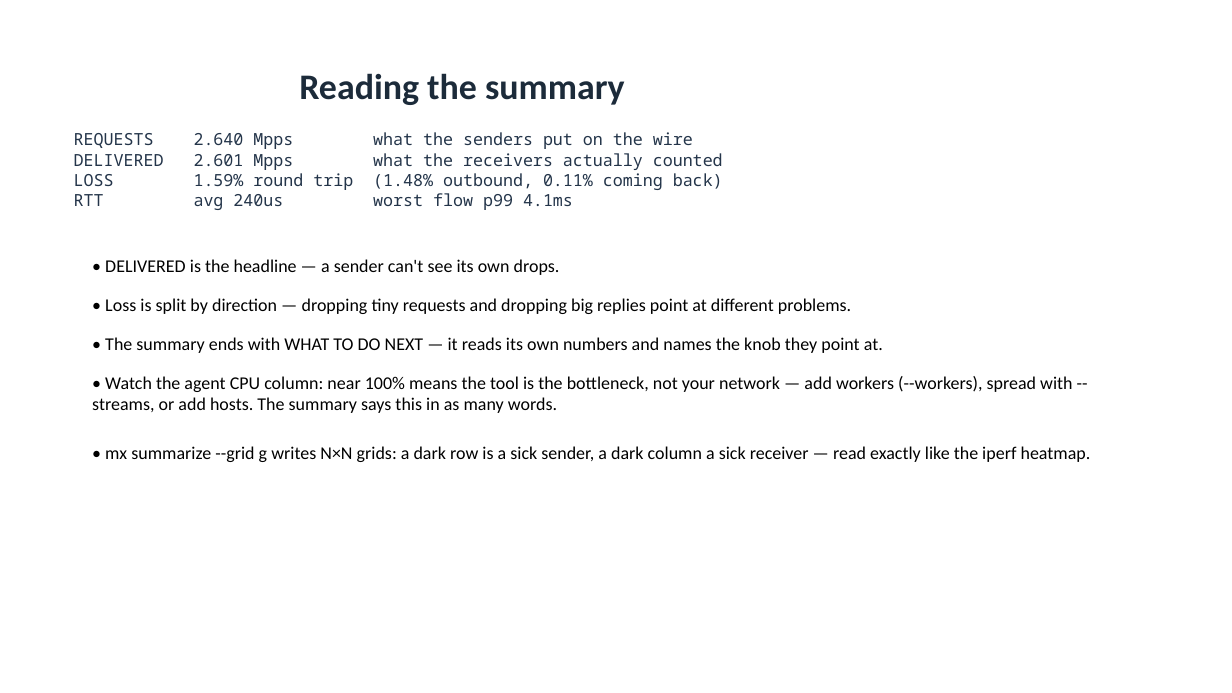
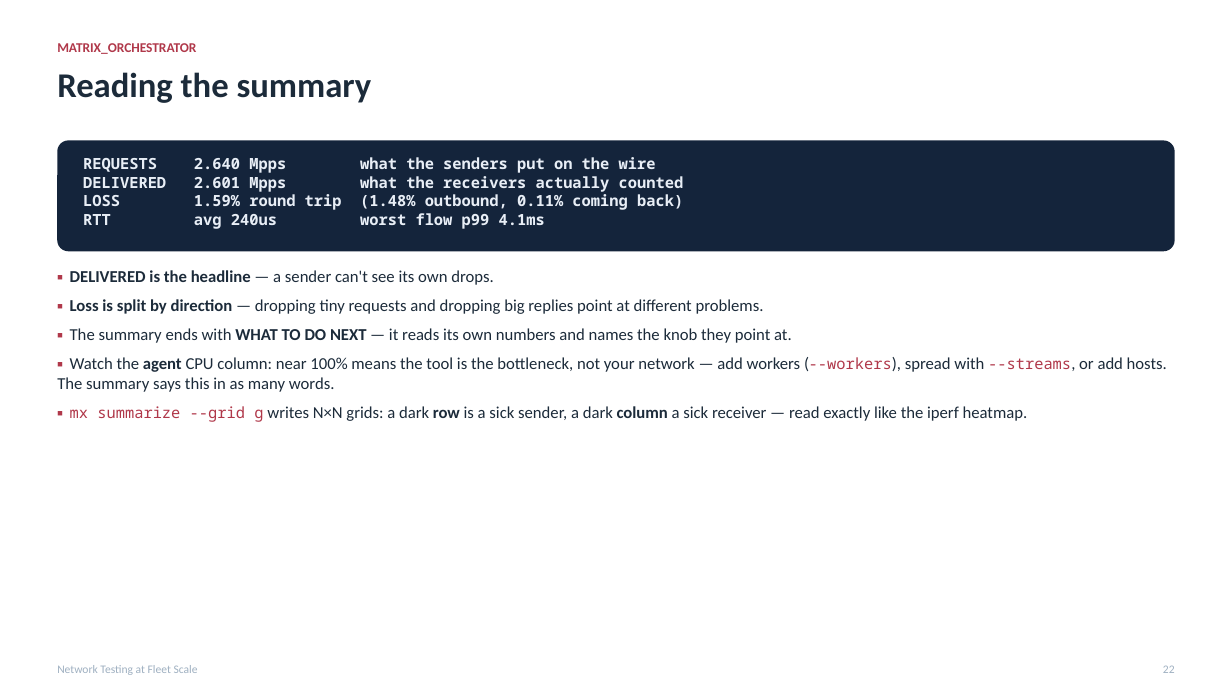
Before and after one commit to MartinGallagher-code/presentations, a slide deck: slide 22 of network-testing/network_testing.pptx. Drawn at 1232x693 pixels with LibreOffice and Linux fonts; fonts in the diff are those of the drawing. Boxes give left, top, right and bottom in pixels: in the first picture for what was removed or moved away, otherwise in the second. Text is boxed around its words. In the diff, an @@ line names an element or a change of style, - is before the commit and + after.

```diff
--- a/network-testing/network_testing.pptx
+++ b/network-testing/network_testing.pptx
@@ text added at box(57, 43, 196, 54), 10.5 pt, text #B0384A, bold @@
+MATRIX_ORCHESTRATOR
@@ text "Reading the summary": place and size @@
-text "Reading the summary" at box(299, 73, 625, 105)
+text "Reading the summary" at box(57, 72, 372, 103)
@@ text "Reading the summary" at box(57, 72, 372, 103): size 28 to 27 pt; alignment centre to left; vertical alignment middle to top @@
@@ rounded rectangle added at box(57, 140, 1175, 251), fill #14243B @@
@@ text "REQUESTS 2.640 Mpps what the ...": place and size @@
-text "REQUESTS 2.640 Mpps what the ..." at box(74, 132, 723, 210)
+text "REQUESTS 2.640 Mpps what the ..." at box(83, 157, 684, 229)
@@ text "REQUESTS 2.640 Mpps what the ..." at box(83, 157, 684, 229): size 13 to 12 pt, text colour #24354A to #E8EEF6, bold on @@
@@ text removed at box(105, 259, 560, 275) @@
-• DELIVERED is the headline — a sender can't see its own drops.
@@ text at box(57, 270, 1167, 422): text changed; size 14 to 13 pt; text colour #000000 to #1C2B3A @@
-• Watch the agent CPU column: near 100% means the tool is the bottleneck, not your network — add workers (--workers), spread with --streams, or add hosts. The summary says this in as many words.
+▪ DELIVERED is the headline — a sender can't see its own drops.
+▪ Loss is split by direction — dropping tiny requests and dropping big replies point at different problems.
+▪ The summary ends with WHAT TO DO NEXT — it reads its own numbers and names the knob they point at.
+▪ Watch the agent CPU column: near 100% means the tool is the bottleneck, not your network — add workers (--workers), spread with --streams, or add hosts. The summary says this in as many words.
+▪ mx summarize --grid g writes N×N grids: a dark row is a sick sender, a dark column a sick receiver — read exactly like the iperf heatmap.
@@ text removed at box(105, 337, 883, 353) @@
-• The summary ends with WHAT TO DO NEXT — it reads its own numbers and names the knob they point at.
@@ text removed at box(105, 446, 1091, 462) @@
-• mx summarize --grid g writes N×N grids: a dark row is a sick sender, a dark column a sick receiver — read exactly like the iperf heatmap.
@@ text at box(57, 665, 198, 675): text changed; size 14 to 9 pt; text colour #000000 to #9FB0C1 @@
-• Loss is split by direction — dropping tiny requests and dropping big replies point at different problems.
+Network Testing at Fleet Scale
@@ text added at box(1163, 665, 1175, 673), 9 pt, text #9FB0C1 @@
+22
```
Also in this commit, not shown: 33 other slides changed, 1 slide added, 1 slide removed, 2 other files.
